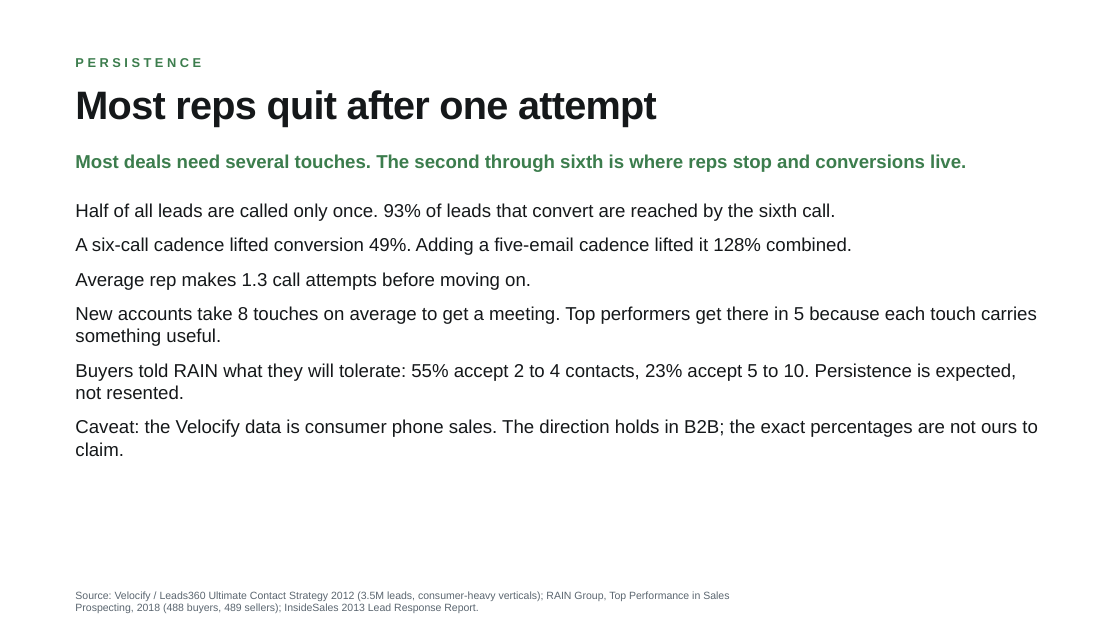
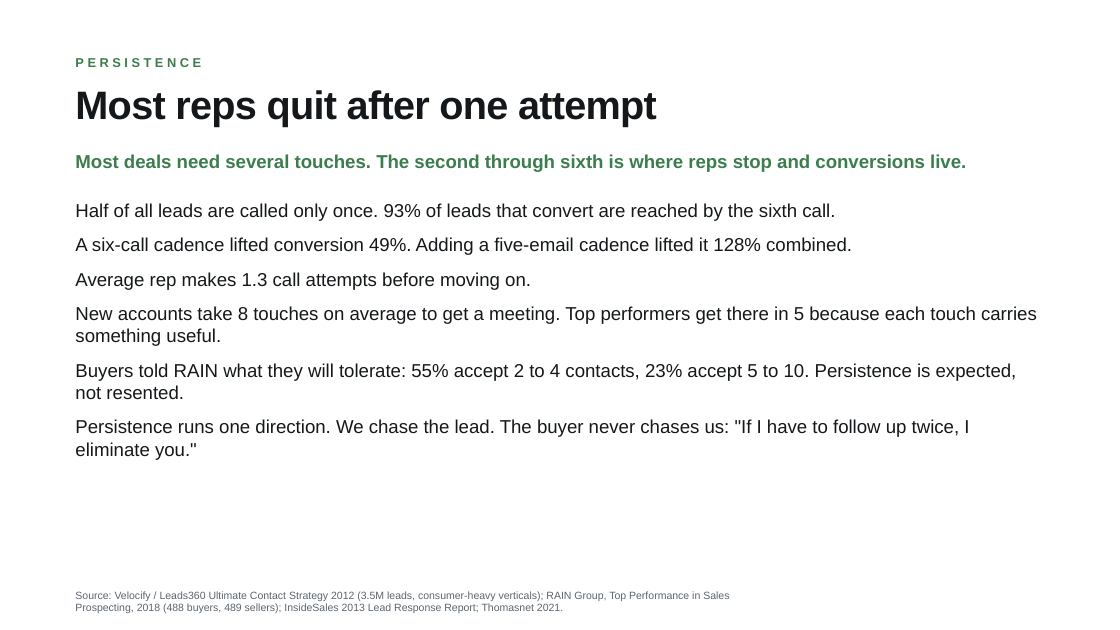
Before and after one commit to guralsnj/git_test, a slide deck: slide 13 of sales-meeting/Speed_and_Service_Win_the_Order.pptx. Drawn at 1120x630 pixels with LibreOffice and Linux fonts; fonts in the diff are those of the drawing; background and template pictures are left out. Boxes give left, top, right and bottom in pixels: in the first picture for what was removed or moved away, otherwise in the second. Text is boxed around its words. In the diff, an @@ line names an element or a change of style, - is before the commit and + after.

```diff
--- a/sales-meeting/Speed_and_Service_Win_the_Order.pptx
+++ b/sales-meeting/Speed_and_Service_Win_the_Order.pptx
@@ text at box(75, 419, 969, 460): text changed @@
-Caveat: the Velocify data is consumer phone sales. The direction holds in B2B; the exact percentages are not ours to claim.
+Persistence runs one direction. We chase the lead. The buyer never chases us: "If I have to follow up twice, I eliminate you."
@@ text at box(75, 591, 729, 613): text changed @@
-Source: Velocify / Leads360 Ultimate Contact Strategy 2012 (3.5M leads, consumer-heavy verticals); RAIN Group, Top Performance in Sales Prospecting, 2018 (488 buyers, 489 sellers); InsideSales 2013 Lead Response Report.
+Source: Velocify / Leads360 Ultimate Contact Strategy 2012 (3.5M leads, consumer-heavy verticals); RAIN Group, Top Performance in Sales Prospecting, 2018 (488 buyers, 489 sellers); InsideSales 2013 Lead Response Report; Thomasnet 2021.
```
Also in this commit, not shown: 8 other slides changed, 1 slide added, 6 other files.
